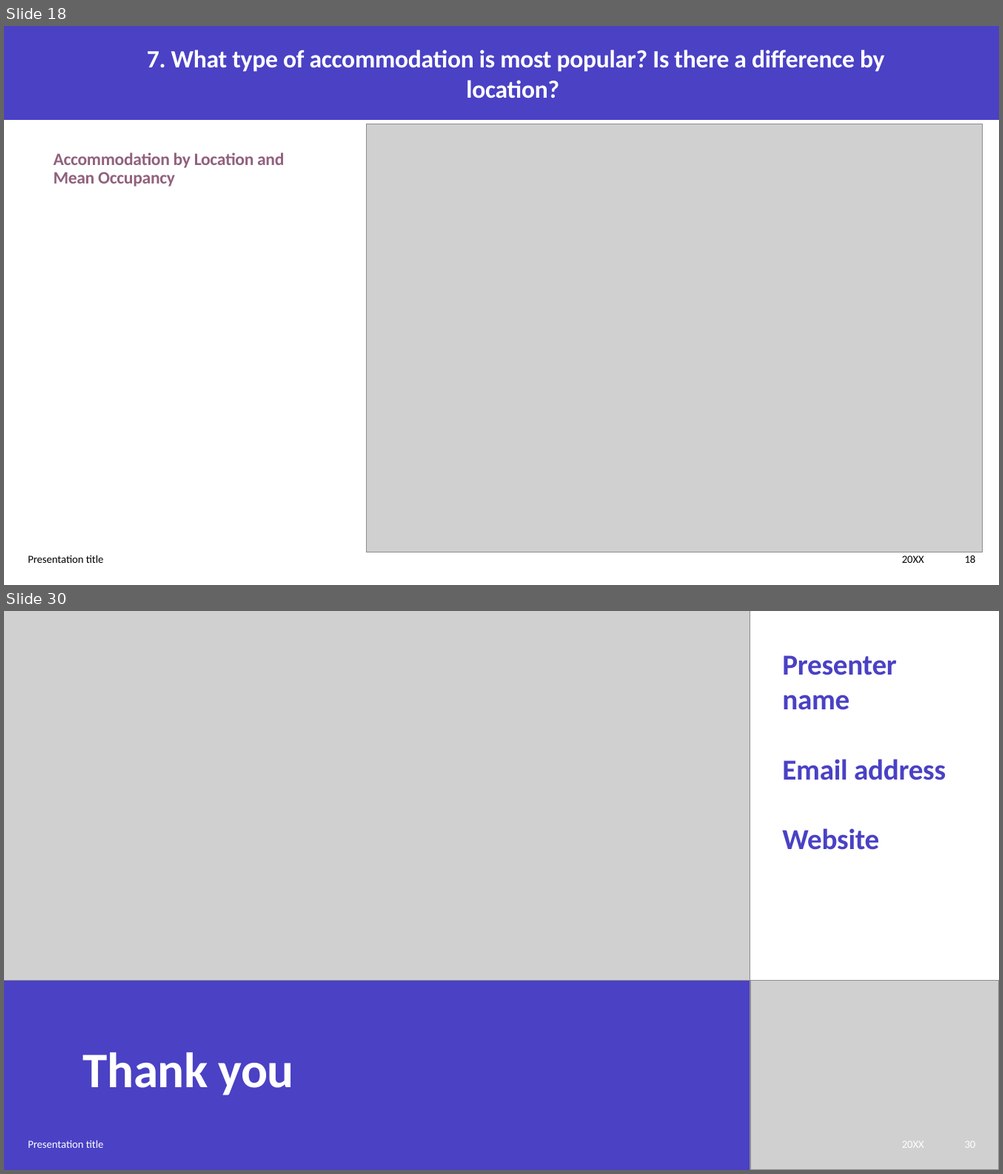
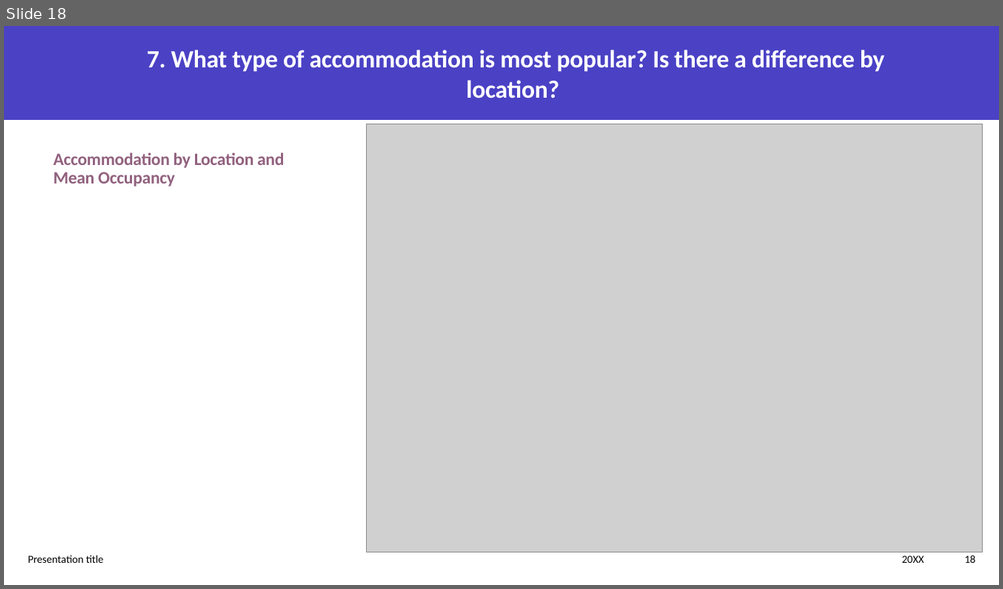
Before and after one commit to neilplenderleith/final_project_visit_scotland, a slide deck: Presentation/final_project_presentation.pptx. Shown one above the other, each under a label of ours: slides 18 and 30 before the commit, slide 18 after it; the slides between them are not shown. The pictures are 1003x1174 and 1003x589 pixels, drawn with LibreOffice and Linux fonts; fonts in the diff are those of the drawing; grey boxes stand for pictures. Boxes give left, top, right and bottom in pixels: in the first picture for what was removed or moved away, otherwise in the second. Text is boxed around its words. In the diff, an @@ line names an element or a change of style, - is before the commit and + after.

```diff
--- a/Presentation/final_project_presentation.pptx
+++ b/Presentation/final_project_presentation.pptx
@@ slide 30 removed at box(4, 611, 999, 1170), background #FFFFFF @@
@@ picture removed at box(4, 611, 750, 981) @@
@@ subtitle removed at box(782, 655, 945, 850) @@
-Presenter name
-Email address
-Website
@@ rectangle removed at box(4, 981, 750, 1170) @@
@@ picture removed at box(750, 981, 999, 1170) @@
@@ title removed at box(83, 1053, 293, 1096) @@
-Thank you
@@ text removed at box(28, 1141, 104, 1148) @@
-Presentation title
@@ text removed at box(902, 1142, 924, 1148) @@
-20XX
@@ page number removed at box(965, 1142, 976, 1148) @@
-30
```
Also in this commit, not shown: 4 slides changed, 1 slide added, 9 other slides removed, 2 other files.
